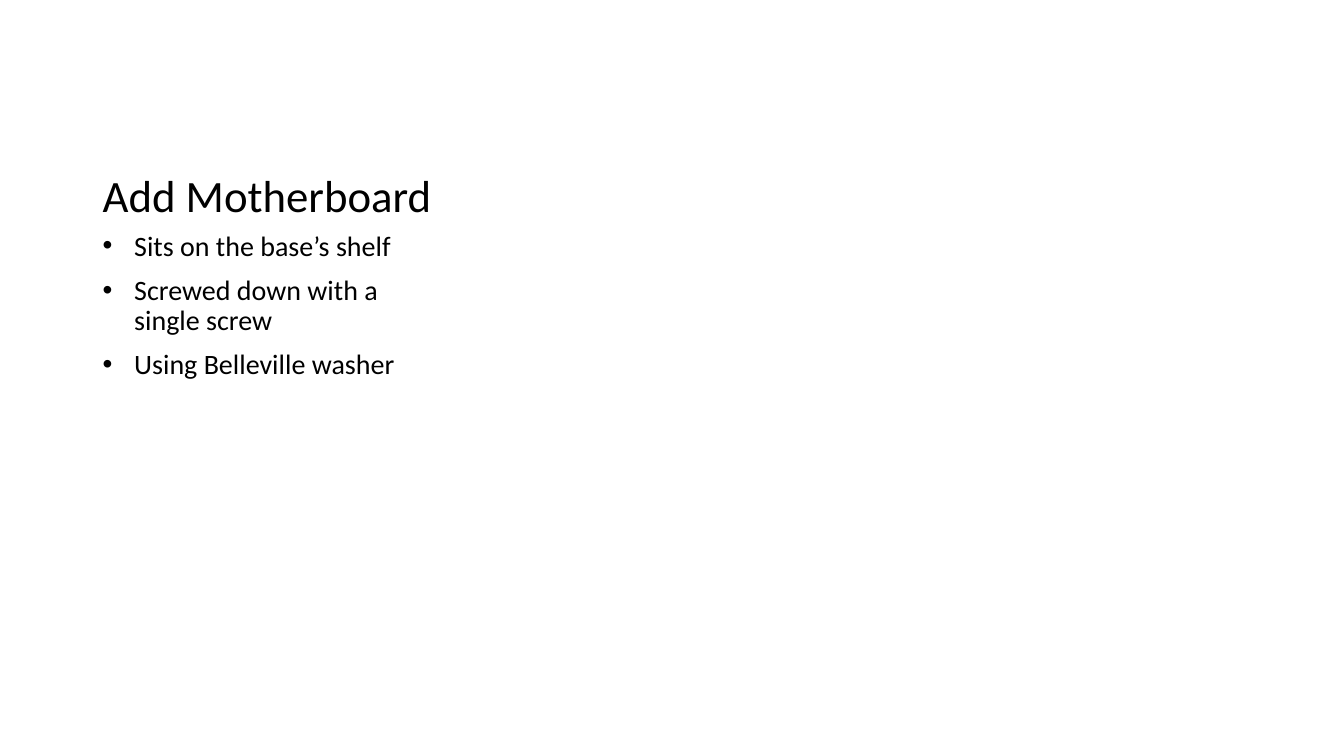
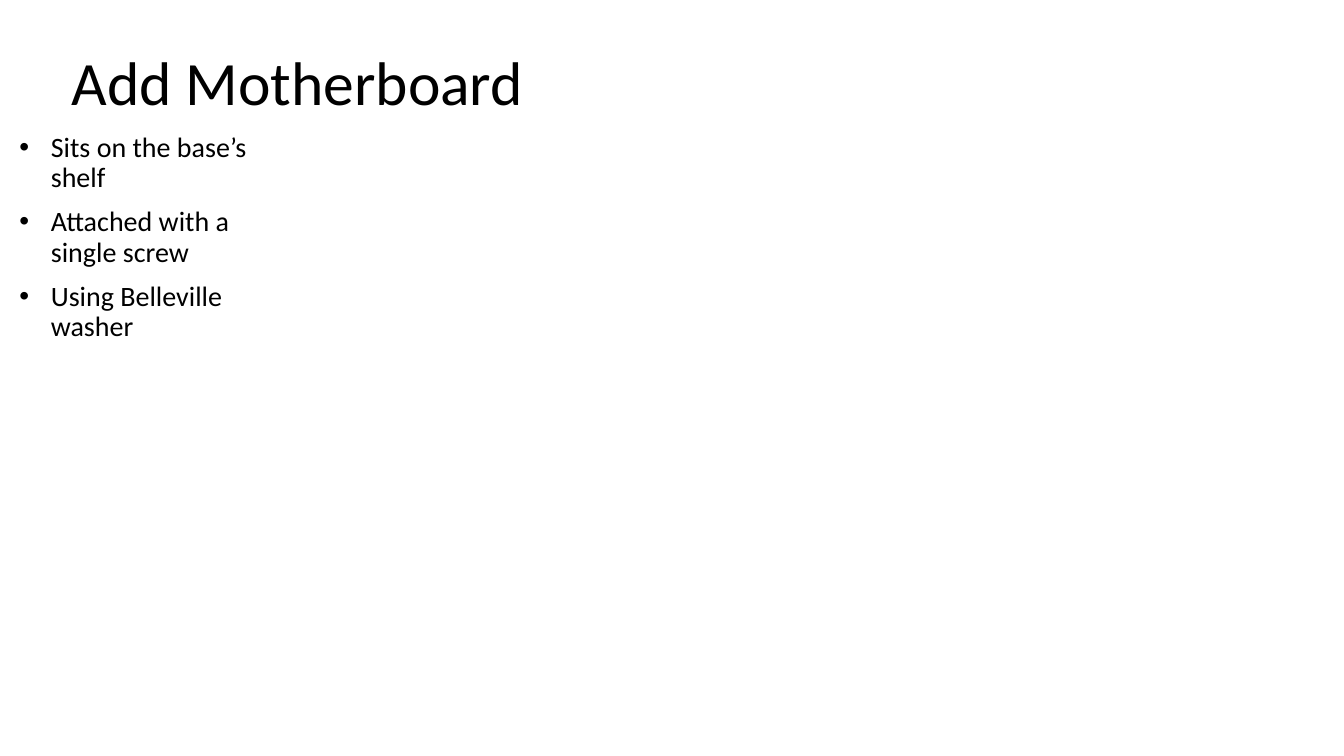
Before and after one commit to tbaralis/170828_Motherbox, a slide deck: slide 4 of 170828_Assembly.pptx. Drawn at 1344x756 pixels with LibreOffice and Linux fonts; fonts in the diff are those of the drawing; background and template pictures are left out. Boxes give left, top, right and bottom in pixels: in the first picture for what was removed or moved away, otherwise in the second. Text is boxed around its words. In the diff, an @@ line names an element or a change of style, - is before the commit and + after.

```diff
--- a/170828_Assembly.pptx
+++ b/170828_Assembly.pptx
@@ text "Add Motherboard": place and size @@
-text "Add Motherboard" at [103, 181, 431, 213]
+text "Add Motherboard" at [71, 62, 523, 106]
@@ text "Add Motherboard" at [71, 62, 523, 106]: size 32 to 44 pt; vertical alignment bottom to top @@
@@ text "Sits on the base’s shelf": place and size @@
-text "Sits on the base’s shelf" at [134, 236, 395, 379]
+text "Sits on the base’s shelf" at [51, 137, 246, 337]
@@ text at [51, 211, 229, 267]: text changed @@
-• Screwed down with a single screw
+• Attached with a single screw
```
Also in this commit, not shown: 9 other slides changed.
